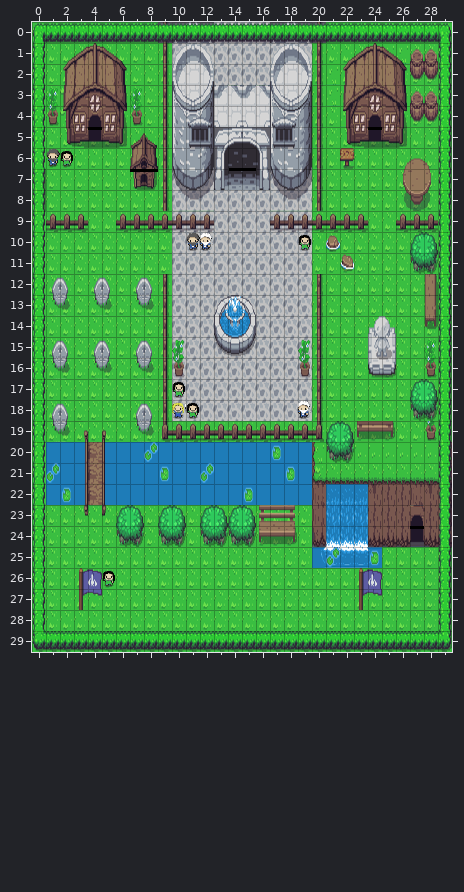
Tiled map -- src/maps/ishnew.tmx. Above, as it was before the edit.
Cells are 16x24 px. Shown: x 0..29, y 0..29.
New version:
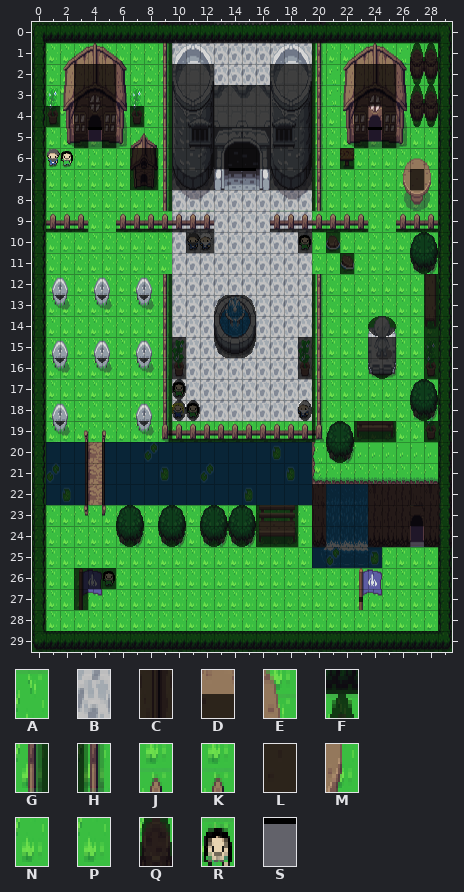
Key: from "collisions": A 3, B 4, C 15, D 16, E 17, F 23, G 24, H 25, J 29, K 30, L 32, M 33, N 36, P 37, Q 39, R 40, S 56.
_ is an empty cell.
Objects are placed by their top-left corner, in cells (3,4 is the top-left corner of cell 3,4); size is 1x1 cell unless given.
Tiles of an added or newly shown layer are drawn over the layers below it.
See-through tiles are keyed as they look on the map.
Changes in this commit:
Changed rows in their new state; . is an unchanged cell.
Layer "collision" (now shown):
first column x 0:
 0 CCCCCCCCCCCCCCCCCCCCCCCCCCCCCC
 1 C........G..........H......FFC
 2 C..CCC...GCCC....CCCH..CCC.QQC
 3 C..CCC...GCCCCCCCCCCH..CCC.FFC
 4 CC.CCC.C.GCCCCCCCCCCH..C.C.QQC
 5 C..C.C...GCCCCCCCCCCH..C.C...C
 6 C......CCGCCCCCCCCCCH.C......C
 7 C......CCGCCC....CCCH......C.C
 8 C........G..........H........C
 9 CRRR..RRRRRRR....RRRRRRR..RRRC
10 C..........CC......C.C.....DEC
11 C.....................C....LMC
12 C........G..........H.......CC
13 CJK.JK.JKG...DCE....H.......CC
14 C........G...CCC....H...NP..CC
15 C........GC..LCM...CH...CC..CC
16 CJK.JK.JKGC........CH...LM..CC
17 C........GB.........H......DEC
18 C........GBB.......BH......LMC
19 CJK....JKGRRRRRRRRRRHDECCC..CC
20 CCCC.CCCCCCCCCCCCCCC.LM......C
21 CCCC.CCCCCCCCCCCCCCC.........C
22 CCCC.CCCCCCCCCCCCCCCCCCCCCCCCC
23 C.....DE.DE.DEDECCC.CCCCCCCCCC
24 C.....LM.LM.LMLMCCC.CCCCCCC.CC
25 C...................CCCCC....C
26 C..CCC.......................C
27 C..C...................A.....C
28 C............................C
29 CCCCCCCCCCCCCCCCCCCCCCCCCCCCCC
Layer "objects":
removed: S "teleport" at 7,7 size 2x1
removed: S "teleport" at 27,24
